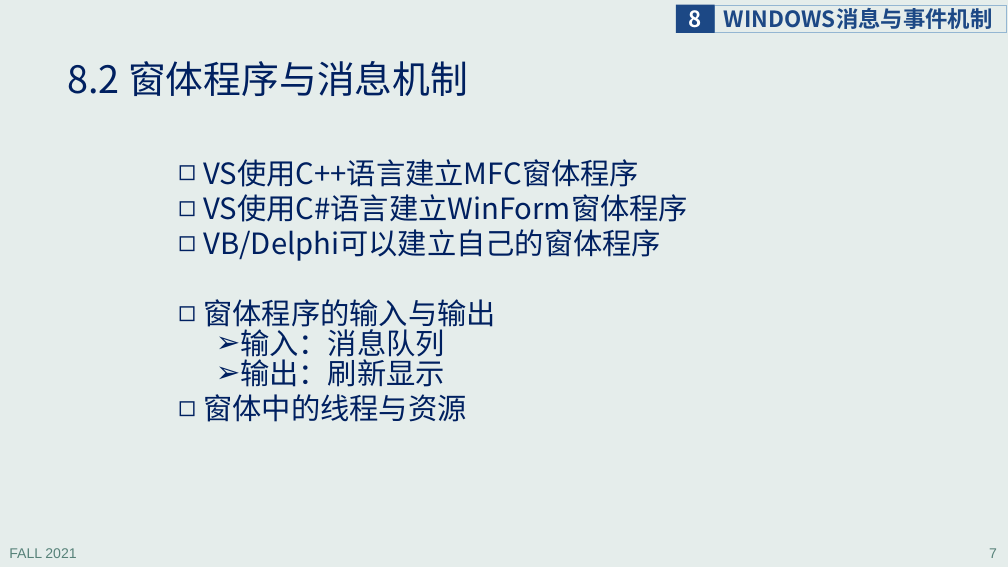
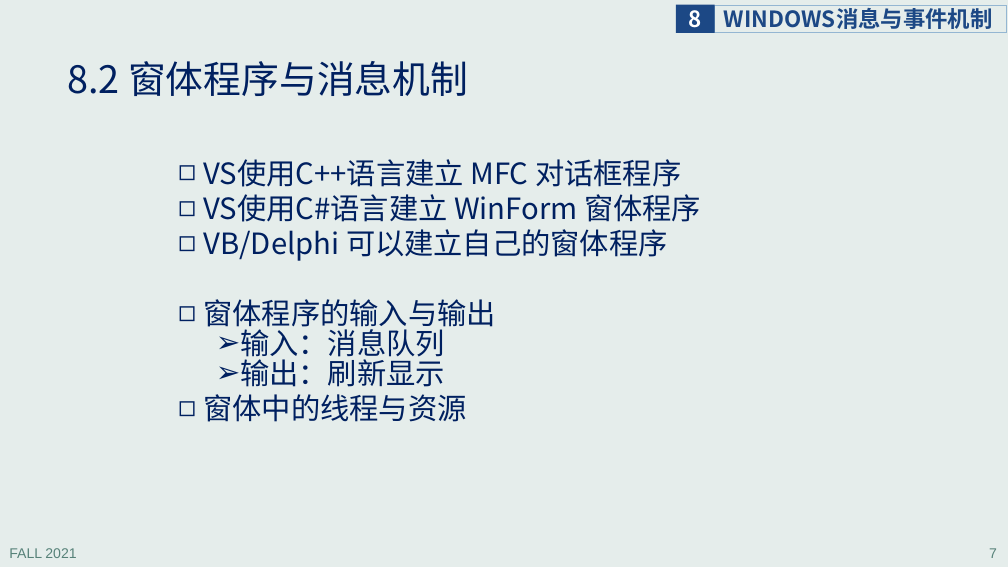
Before and after one commit to principleWindows/win-principle-2021, a slide deck: slide 7 of slides/instruction/principleWindows_8.pptx. Drawn at 1008x567 pixels with LibreOffice and Linux fonts; fonts in the diff are those of the drawing. Boxes give left, top, right and bottom in pixels: in the first picture for what was removed or moved away, otherwise in the second. Text is boxed around its words. In the diff, an @@ line names an element or a change of style, - is before the commit and + after.

```diff
--- a/slides/instruction/principleWindows_8.pptx
+++ b/slides/instruction/principleWindows_8.pptx
@@ text at <box>204,159,701,261</box>: text changed @@
-◻ VS使用C++语言建立MFC窗体程序
-◻ VS使用C#语言建立WinForm窗体程序
-◻ VB/Delphi可以建立自己的窗体程序
+◻ VS使用C++语言建立 MFC 对话框程序
+◻ VS使用C#语言建立 WinForm 窗体程序
+◻ VB/Delphi 可以建立自己的窗体程序
```
Also in this commit, not shown: 12 other slides changed, 1 slide added, 1 slide removed, 9 other files.
